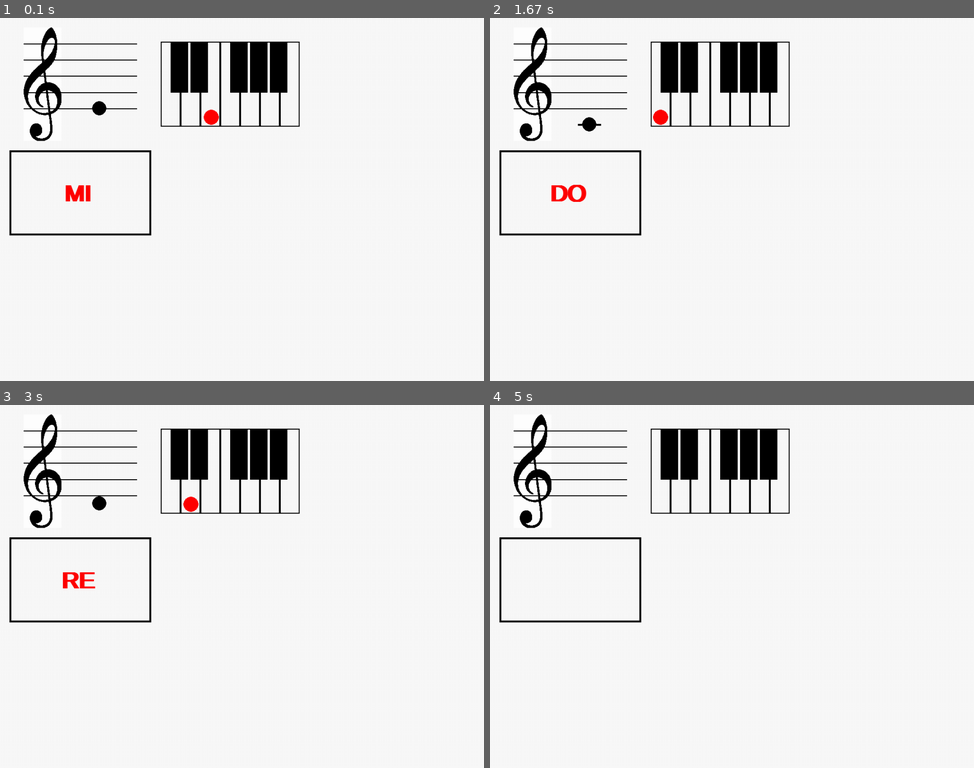
Above: before the commit, frames 1-4 (two rows, left to right).
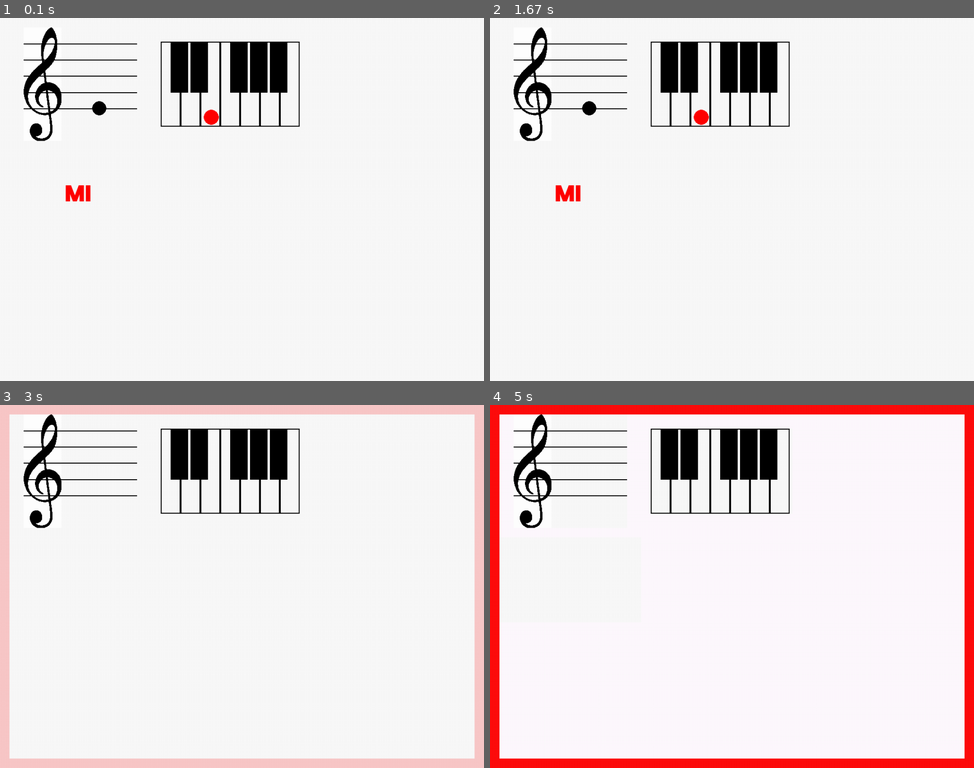
Above: after the commit, the same moments.

Repository: desordenado77/musicGame
Game: pygame game, started from pyGameTest.py
Same seed, same stepped clock (60 frames per second), same inputs: the game is played once before the commit and once after it. The source is Python 2; it was converted automatically to run under Python 3.
Inputs:
- Up to frame 1 (0.1 s): no input
- Up to frame 2 (1.67 s): hold D 0.33-0.8 s; hold Right 0.33-0.8 s; tap Enter at 0.83 s; hold Right 1.17-1.63 s
- Up to frame 3 (3 s): hold Right 1.67-2.13 s; hold Left 2.17-2.7 s; hold Left from 2.73 s (still down)
- Up to frame 4 (5 s): release Left at 3.13 s; hold Right 3.17-3.8 s; tap S at 3.32, 4.98 s; hold Left 3.83-4.3 s; hold Right 4.33-4.8 s; hold Right from 4.83 s (still down)

The runs differ from the first frame. In frame 1, 0.6% of the frame differs, in the area x 1-32%, y 36-60%; in frame 2, 1.3%; in frame 3, 10%, in the area x 0-100%, y 0-100%; in frame 4, 9.7%.

Commit message:
Added rectangle for notifying correct/incorrect key press. Added also key verification

Diff:
--- a/pyGameTest.py
+++ b/pyGameTest.py
@@ -9,7 +9,7 @@
 
 SCREEN_WIDTH = 1024
 SCREEN_HEIGHT = 768
-
+CHANGE_LOOPS = 20
 
 
 def load_image(nombre, dir_imagen, alpha=False):
@@ -162,7 +162,7 @@
     def update(self):
         self.drawme()
 
-        pygame.draw.rect(self.image, (0,0,0), (0,0, self.rect.width, self.rect.height), 4)
+#        pygame.draw.rect(self.image, (0,0,0), (0,0, self.rect.width, self.rect.height), 4)
         displayText = ""
         for note in self.notes:
             posy = 160
@@ -187,6 +187,16 @@
 
 
 def main():
+    keyArray = {}
+    keyArray["c"] = pygame.K_a
+    keyArray["d"] = pygame.K_s
+    keyArray["e"] = pygame.K_d
+    keyArray["f"] = pygame.K_f
+    keyArray["g"] = pygame.K_g
+    keyArray["a"] = pygame.K_h
+    keyArray["b"] = pygame.K_j
+
+
     pygame.init()
 
 
@@ -210,20 +220,38 @@
     background = background.convert()
     background.fill((250, 250, 250))
 
+    background_green = pygame.Surface(screen.get_size())
+    background_green = background_green.convert()
+    background_green.fill((255, 250, 255))
+    pygame.draw.rect(background_green, (0,255,0), (0,0, SCREEN_WIDTH, SCREEN_HEIGHT), 20)
+
+    background_red = pygame.Surface(screen.get_size())
+    background_red = background_red.convert()
+    background_red.fill((255, 250, 255))
+    pygame.draw.rect(background_red, (255,0,0), (0,0, SCREEN_WIDTH, SCREEN_HEIGHT), 20)
+
+
     staff = Staff()
     keyboard = Keyboard()
     notename = NoteName()
 
+    staff_position = (20 + notename.rect.width/2 - staff.rect.width/2,20)
+    keyboard_position = (20 + 20 + notename.rect.width, 20 + staff.rect.height/2 - keyboard.rect.height/2)
+    notename_position = (20,staff.rect.height + 40)
+
     screen.blit(background, (0,0))
-    screen.blit(staff.image, (0,0))
-    screen.blit(keyboard.image, (80*4,0))
-    screen.blit(notename.image, (0,300))
+    screen.blit(background_green, (0,0))
+    screen.blit(staff.image, staff_position)
+    screen.blit(keyboard.image, keyboard_position)
+    screen.blit(notename.image, notename_position)
 
     pygame.display.flip()
 
     current_notes = []
     i = 0
     changed = 0
+    failure = 0
+
 
     while True:
         if changed != 0:
@@ -232,25 +260,27 @@
         else:
             if i < len(data["steps"]) and i>=0:
                 current_notes = data["steps"][i]["notes"]
+            else:
+                current_notes = []
 
         staff.notes = current_notes
         keyboard.notes = current_notes
         notename.notes = current_notes
 
-        background = pygame.Surface(screen.get_size())
-        background = background.convert()
-        background.fill((250, 250, 250))
-
         staff.update()
         keyboard.update()
         notename.update()
-
         screen.blit(background, (0,0))
-        screen.blit(staff.image, (20 + notename.rect.width/2 - staff.rect.width/2,20))
-        screen.blit(keyboard.image, (20 + 20 + notename.rect.width, 20 + staff.rect.height/2 - keyboard.rect.height/2))
+        if failure == 1:
+            background_red.set_alpha(255*changed/CHANGE_LOOPS)
+            screen.blit(background_red, (0,0))
+        else:
+            background_green.set_alpha(255*changed/CHANGE_LOOPS)
+            screen.blit(background_green, (0,0))
+
+        screen.blit(staff.image, staff_position)
+        screen.blit(keyboard.image, keyboard_position)
         screen.blit(notename.image, (20,staff.rect.height + 40))
-
-#        screen.blit(tux, (tux_pos_x, tux_pos_y))
 
         pygame.display.flip()
 
@@ -258,14 +288,28 @@
             if event.type == pygame.QUIT:
                 sys.exit()
             if event.type == pygame.KEYDOWN:
-                if event.key == pygame.K_LEFT:
-                    if i - 1 >= 0:
-                        i = i - 1
-                        changed = 10
-                elif event.key == pygame.K_RIGHT:
-                    if i + 1 < len(data["steps"]):
+                keyFound = 0
+                for theNote in current_notes:
+                    if event.key == keyArray[theNote]:
                         i = i + 1
-                        changed = 10
+                        changed = CHANGE_LOOPS
+                        failure = 0
+                        keyFound = 1
+                if keyFound == 0:
+                    if event.key == pygame.K_LEFT:
+                        if i - 1 >= 0:
+                            i = i - 1
+                            changed = CHANGE_LOOPS
+                            failure = 1
+
+                    elif event.key == pygame.K_RIGHT:
+                        if i + 1 < len(data["steps"]):
+                            i = i + 1
+                        changed = CHANGE_LOOPS
+                        failure = 0
+                    else:
+                        changed = CHANGE_LOOPS
+                        failure = 1
 
 
 
